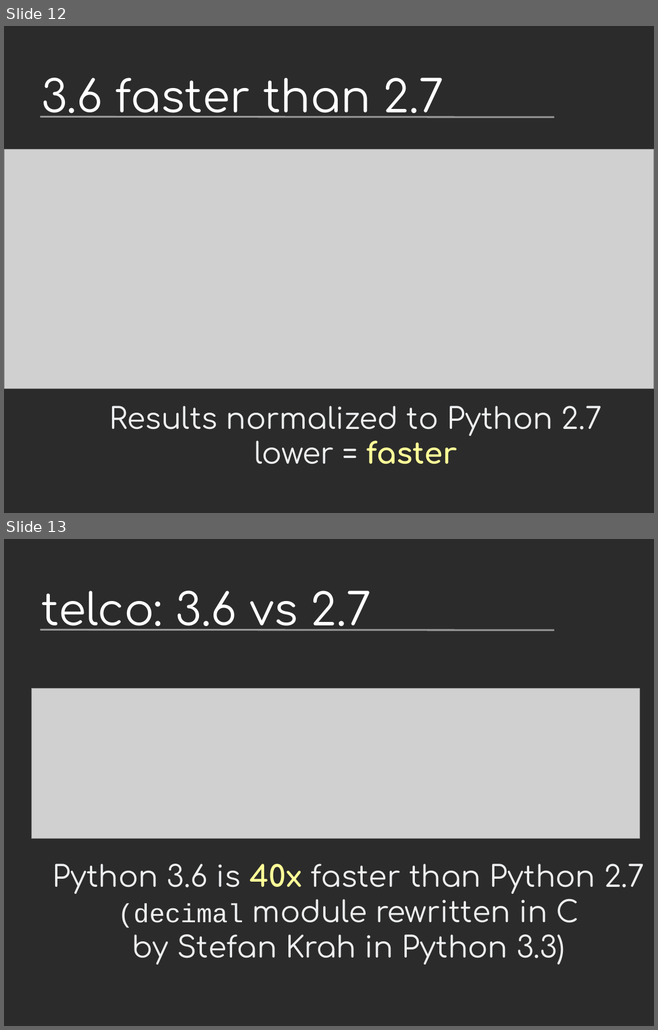
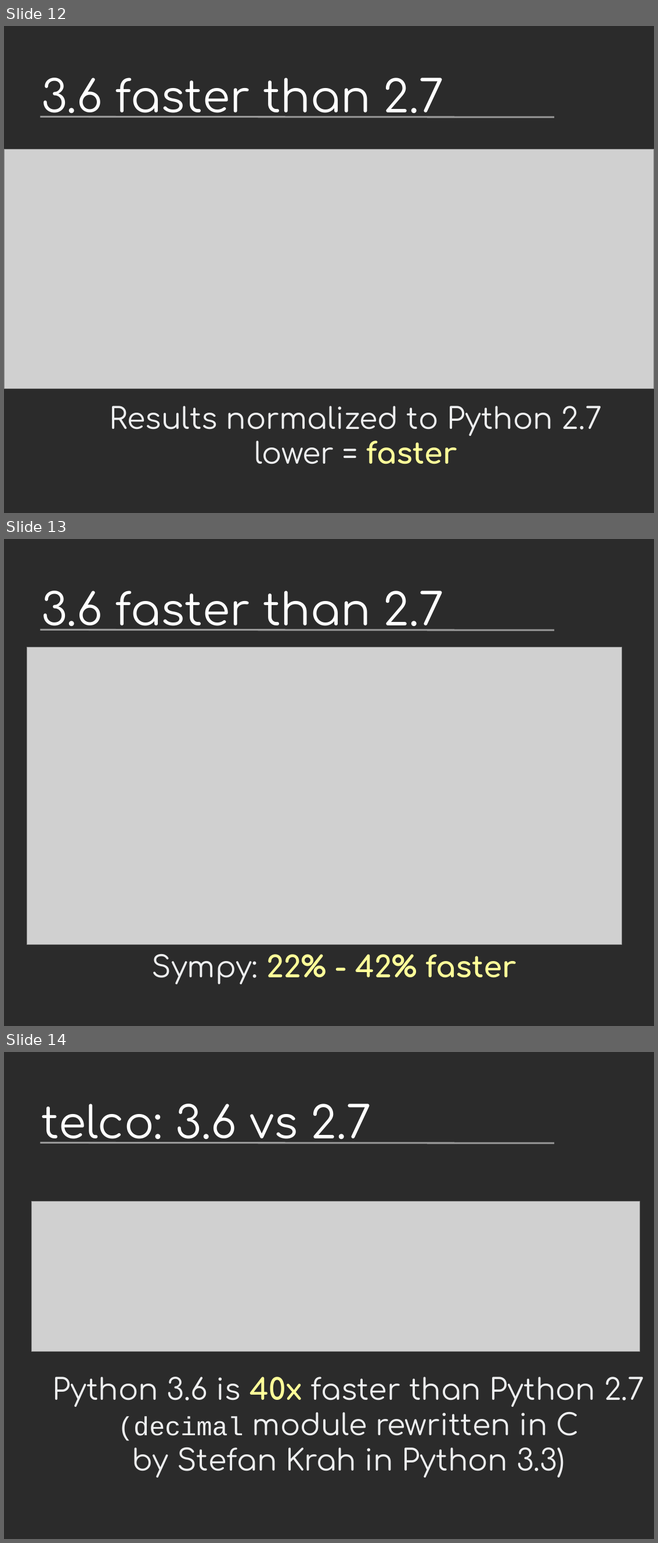
Before and after one commit to vstinner/talks, a slide deck: 2017-PyconUS/python36_opt.odp. Shown one above the other, each under a label of ours: slides 12 and 13 before the commit, slides 12, 13 and 14 after it. The pictures are 658x1030 and 658x1543 pixels, drawn with LibreOffice and Linux fonts; fonts in the diff are those of the drawing; grey boxes stand for pictures; background and template pictures are left out; a plain dark background stands for a picture behind light text. Boxes give left, top, right and bottom in pixels: in the first picture for what was removed or moved away, otherwise in the second. Text is boxed around its words. In the diff, an @@ line names an element or a change of style, - is before the commit and + after.

```diff
--- a/2017-PyconUS/python36_opt.odp
+++ b/2017-PyconUS/python36_opt.odp
@@ slide 13 added at [4, 539, 654, 1026], background picture (left out); not listed: 1 template element that a slide beside it also shows @@
@@ title added at [41, 591, 444, 631], 54 pt, text #FFFFFF @@
+3.6 faster than 2.7
@@ picture added at [27, 647, 622, 944] @@
@@ text added at [152, 944, 516, 984], 36 pt, text #FFFF99, bold @@
+Sympy: 22% - 42% faster
@@ what was slide 13 is now slide 14 @@
```
Also in this commit, not shown: 1 other file.
